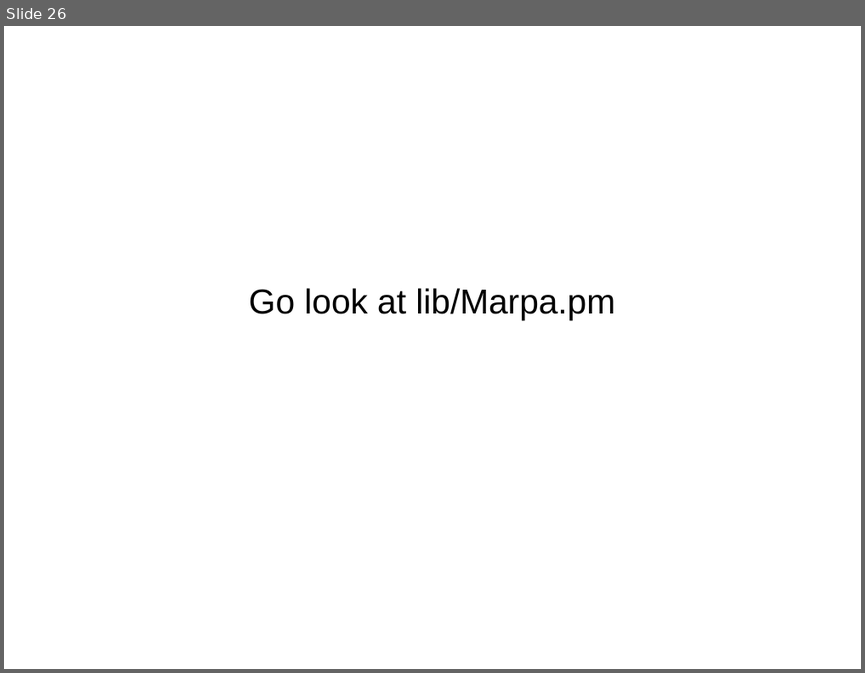
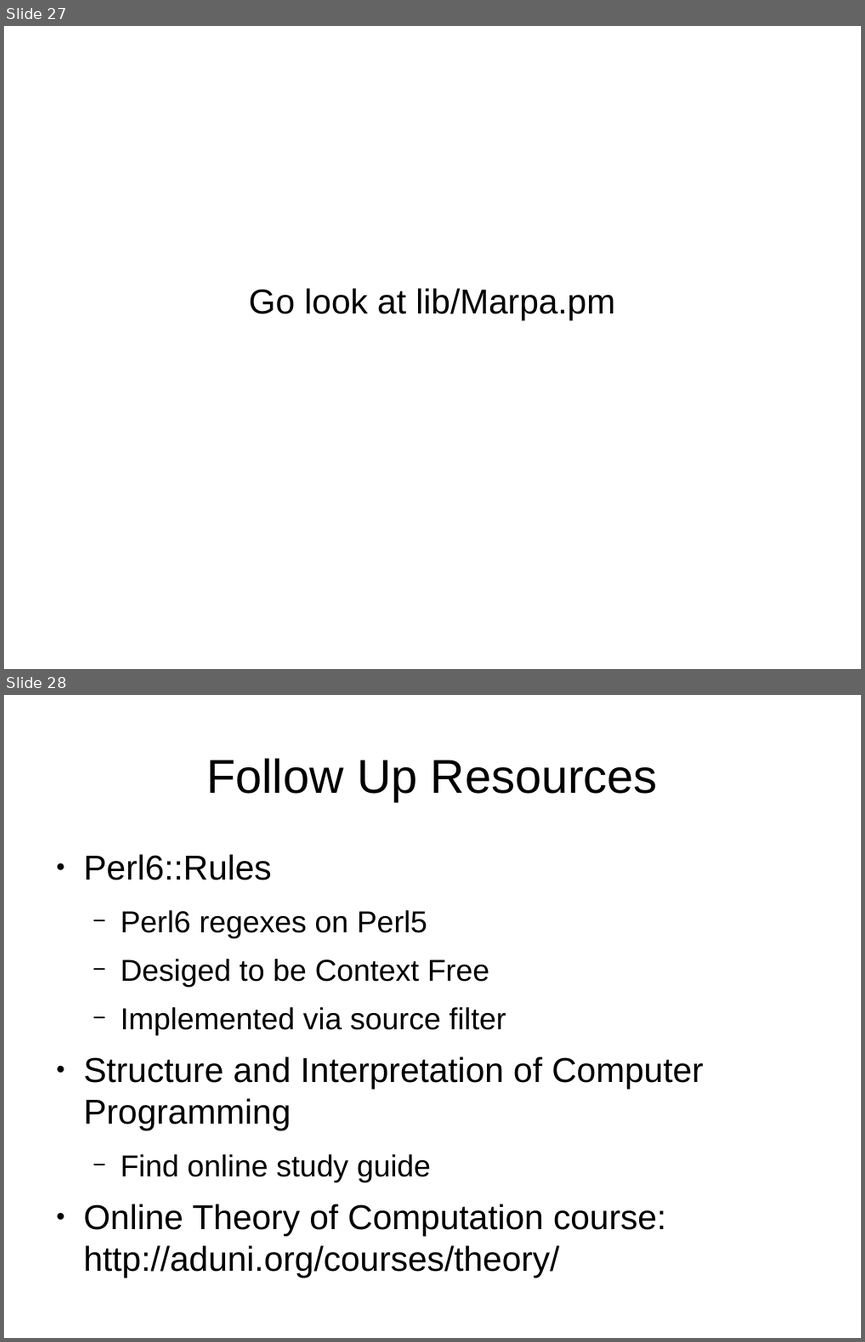
Before and after one commit to frezik/parsing-talk, a slide deck: presentation/parsing_talk.odp. Shown one above the other, each under a label of ours: slide 26 before the commit, slides 27 and 28 after it. The pictures are 865x673 and 865x1342 pixels, drawn with LibreOffice and Linux fonts; fonts in the diff are those of the drawing. Boxes give left, top, right and bottom in pixels: in the first picture for what was removed or moved away, otherwise in the second. Text is boxed around its words. In the diff, an @@ line names an element or a change of style, - is before the commit and + after.

Commit message:
Correct EBNF for integers.  Add slides on compiler design and other resources.

```diff
--- a/presentation/parsing_talk.odp
+++ b/presentation/parsing_talk.odp
@@ slide 28 added at [4, 695, 861, 1338], background #FFFFFF @@
@@ title added at [206, 758, 658, 801], 44 pt, text #000000 @@
+Follow Up Resources
@@ text added at [84, 854, 703, 1276], 32 pt, text #000000 @@
+● Perl6::Rules
+  − Perl6 regexes on Perl5
+  − Desiged to be Context Free
+  − Implemented via source filter
+● Structure and Interpretation of Computer Programming
+  − Find online study guide
+● Online Theory of Computation course: http://aduni.org/courses/theory/
@@ what was slide 26 is now slide 27 @@
```
Also in this commit, not shown: 5 slides changed, 1 other slide added, 2 other files.
